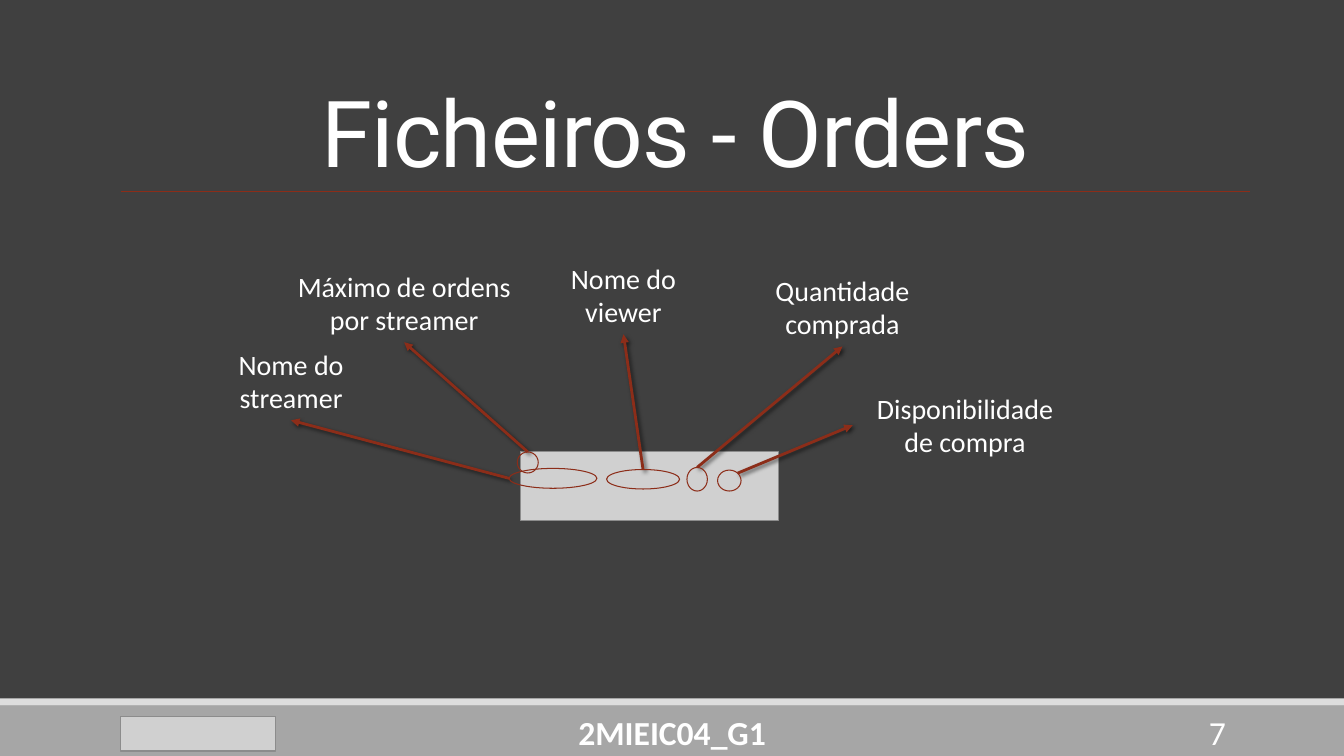
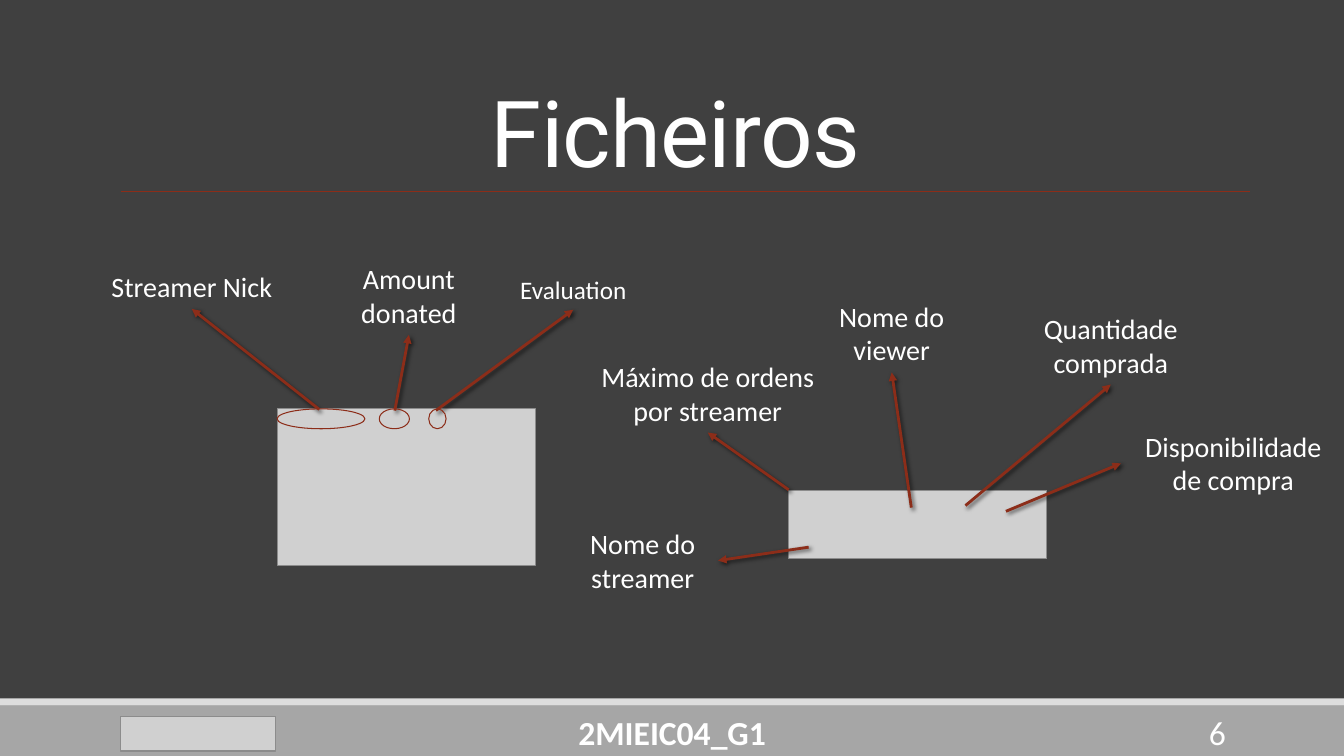
Before and after one commit to DoStini/FEUP-AEDA-proj, a slide deck: slide 6 of StreamZ__P2.pptx (slide 7 before the commit). Drawn at 1344x756 pixels with LibreOffice and Linux fonts; fonts in the diff are those of the drawing; grey boxes stand for pictures. Boxes give left, top, right and bottom in pixels: in the first picture for what was removed or moved away, otherwise in the second. Text is boxed around its words. In the diff, an @@ line names an element or a change of style, - is before the commit and + after.

```diff
--- a/StreamZ__P2.pptx
+++ b/StreamZ__P2.pptx
@@ title at box(491, 97, 860, 168): text changed @@
-Ficheiros - Orders
+Ficheiros
@@ text added at box(111, 277, 272, 297), 20 pt, text #FFFFFF @@
+Streamer Nick
@@ text added at box(361, 271, 456, 323), 20 pt, text #FFFFFF @@
+Amount donated
@@ text added at box(520, 281, 626, 299), 18 pt, text #FFFFFF @@
+Evaluation
@@ arrow moved from (528, 452) - (404, 343) to (320, 409) - (192, 310) @@
@@ arrow moved from (698, 468) - (843, 347) to (437, 410) - (574, 310) @@
@@ arrow moved from (643, 470) - (624, 335) to (395, 410) - (409, 335) @@
@@ text "Máximo de ordens por streamer": place and size @@
-text "Máximo de ordens por streamer" at box(298, 277, 511, 335)
+text "Máximo de ordens por streamer" at box(601, 367, 815, 426)
@@ arrow added from (911, 508) to (892, 373), #8C2D19 2 pt @@
@@ arrow added from (966, 506) to (1111, 384), #8C2D19 2 pt @@
@@ ellipse: place and size @@
-ellipse at box(509, 469, 597, 489)
+ellipse at box(277, 409, 365, 430)
@@ picture added at box(277, 409, 535, 566) @@
@@ ellipse: place and size @@
-ellipse at box(718, 470, 741, 491)
+ellipse at box(379, 409, 409, 430)
@@ ellipse: place and size @@
-ellipse at box(517, 452, 538, 473)
+ellipse at box(429, 409, 446, 430)
@@ arrow removed from (509, 479) to (291, 420) @@
@@ arrow moved from (738, 473) - (853, 425) to (788, 490) - (708, 433) @@
@@ 3 texts, 1 picture: place and size @@
-3 texts, 1 picture at box(520, 269, 1053, 520)
+3 texts, 1 picture at box(789, 307, 1321, 559)
@@ ellipse removed at box(607, 470, 680, 489) @@
@@ ellipse removed at box(688, 468, 708, 491) @@
@@ arrow added from (1006, 511) to (1121, 464), #8C2D19 2 pt @@
@@ text "Nome do streamer": place and size @@
-text "Nome do streamer" at box(239, 355, 343, 408)
+text "Nome do streamer" at box(590, 534, 695, 588)
@@ arrow added from (809, 547) to (718, 561), #8C2D19 2 pt @@
@@ page number at box(1209, 722, 1226, 745): text changed @@
-7
+6
```
Also in this commit, not shown: 6 other slides changed, 1 slide removed.
